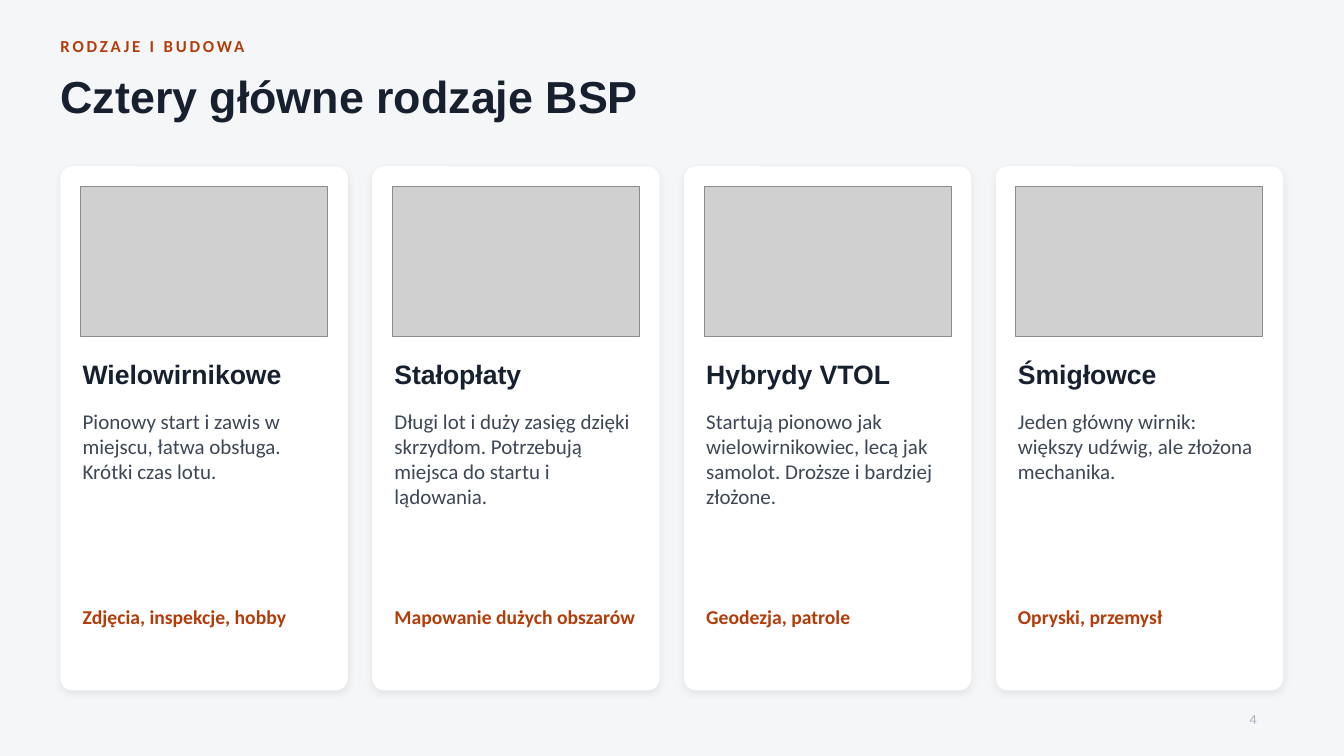
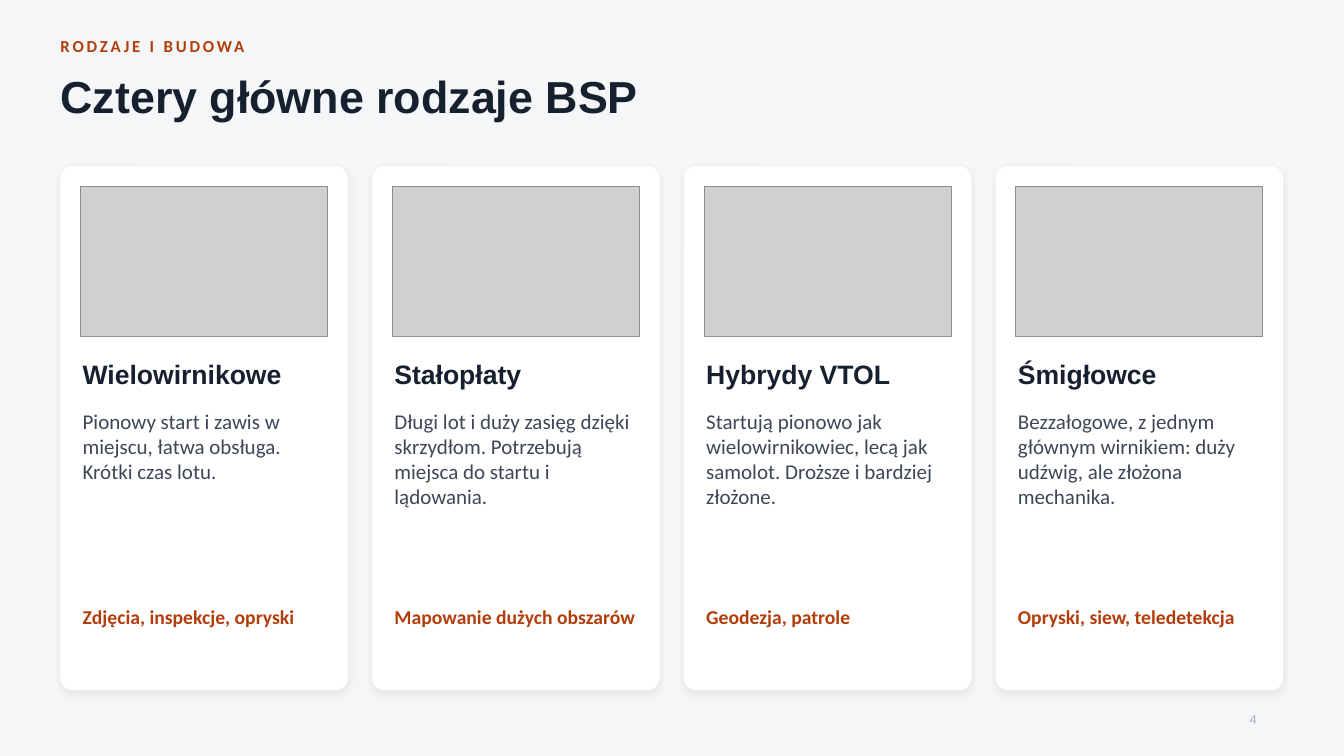
Before and after one commit to Pawel202685/psychic-octo-invention, a slide deck: slide 4 of Ogolna_wiedza_o_BSP.pptx. Drawn at 1344x756 pixels with LibreOffice and Linux fonts; fonts in the diff are those of the drawing; grey boxes stand for pictures. Boxes give left, top, right and bottom in pixels: in the first picture for what was removed or moved away, otherwise in the second. Text is boxed around its words. In the diff, an @@ line names an element or a change of style, - is before the commit and + after.

```diff
--- a/Ogolna_wiedza_o_BSP.pptx
+++ b/Ogolna_wiedza_o_BSP.pptx
@@ text at (x1=1018, y1=414, x2=1235, y2=504): text changed @@
-Jeden główny wirnik: większy udźwig, ale złożona mechanika.
+Bezzałogowe, z jednym głównym wirnikiem: duży udźwig, ale złożona mechanika.
@@ text at (x1=83, y1=610, x2=294, y2=628): text changed @@
-Zdjęcia, inspekcje, hobby
+Zdjęcia, inspekcje, opryski
@@ text at (x1=1018, y1=610, x2=1235, y2=628): text changed @@
-Opryski, przemysł
+Opryski, siew, teledetekcja
```
